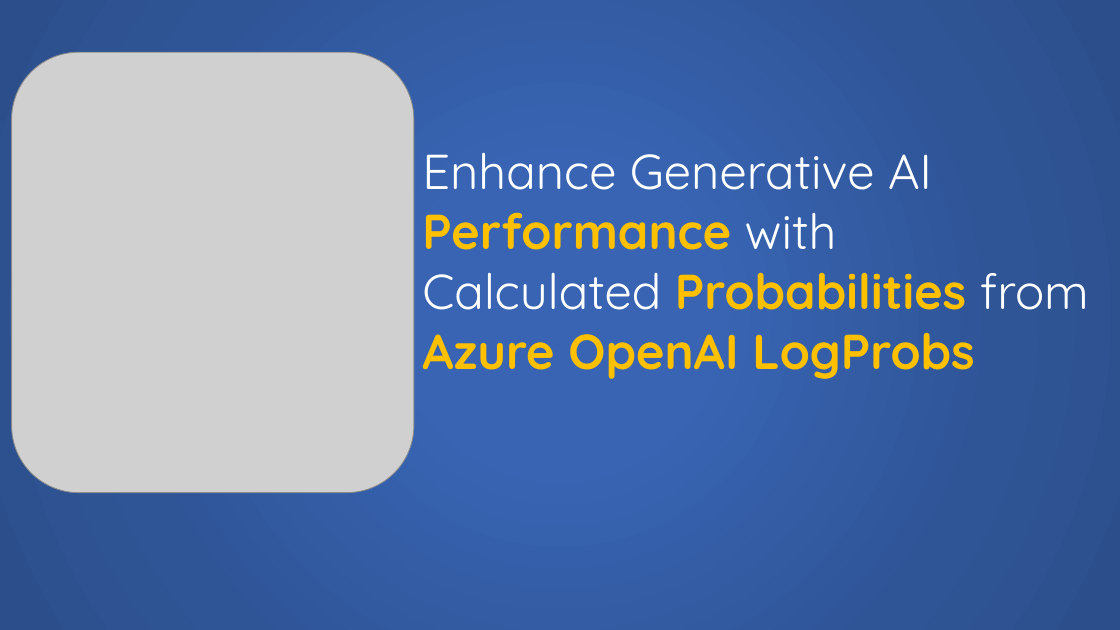
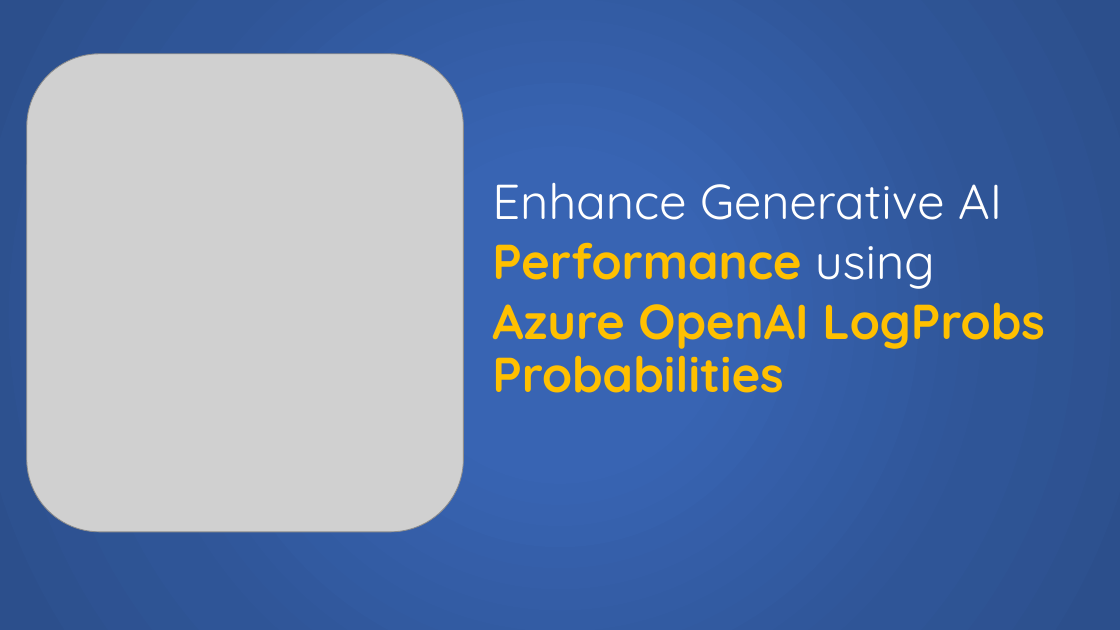
Before and after one commit to bartczernicki/AzureOpenAILogProbs, a slide deck: slide 3 of AzureOpenAILogProbs/Images/AzureOpenAILogProbs.pptx. Drawn at 1120x630 pixels with LibreOffice and Linux fonts; fonts in the diff are those of the drawing; grey boxes stand for pictures. Boxes give left, top, right and bottom in pixels: in the first picture for what was removed or moved away, otherwise in the second. Text is boxed around its words. In the diff, an @@ line names an element or a change of style, - is before the commit and + after.

```diff
--- a/AzureOpenAILogProbs/Images/AzureOpenAILogProbs.pptx
+++ b/AzureOpenAILogProbs/Images/AzureOpenAILogProbs.pptx
@@ text "Enhance Generative AI": place and size @@
-text "Enhance Generative AI" at (422,152,1089,379)
+text "Enhance Generative AI" at (492,183,1045,393)
@@ picture: place and size @@
-picture at (12,52,414,492)
+picture at (27,54,464,532)
@@ text at (492,242,1045,393): text changed @@
-Performance with
-Calculated Probabilities from
-Azure OpenAI LogProbs
+Performance using
+Azure OpenAI LogProbs Probabilities
```
Also in this commit, not shown: 1 other file.
